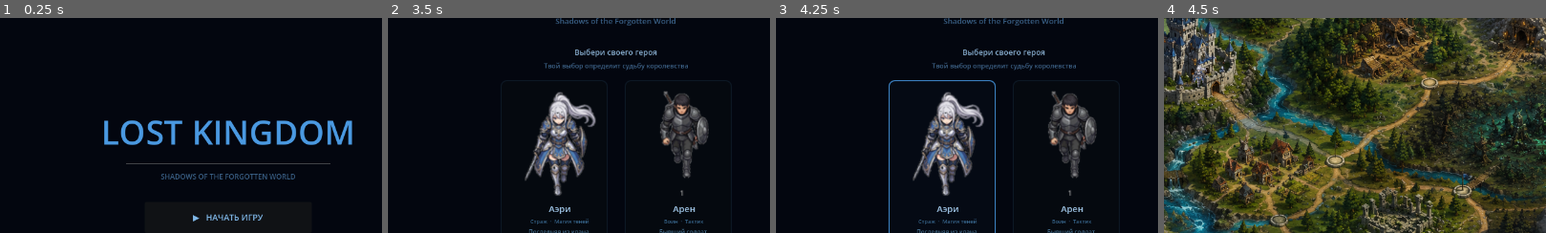
Above: before the commit, frames 1-4 (left to right).
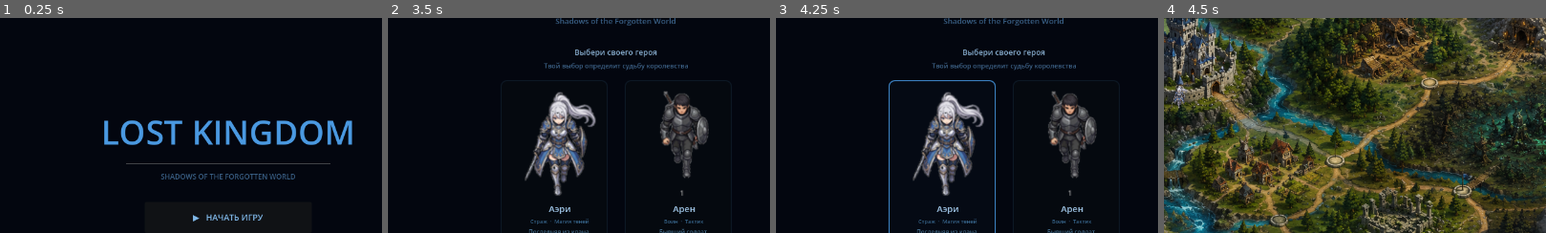
Above: after the commit, the same moments.

Repository: ikulikov99-tech/Lost-Kingdom
Game: Godot game, scene res://Splash.tscn
The game is run twice, just before and just after one commit, with the same random seed, the same clock (stepped at 60 frames per second) and the same inputs.
Inputs (mouse positions are % of the whole screen's width and height, from its top left):
- Up to frame 1 (0.25 s): no input
- Up to frame 2 (3.5 s): click "▶ НАЧАТЬ ИГРУ" at 0.5 s; tap Enter at 1.25, 2.75 s; move the mouse to (72, 45) at 1.27 s; click (72, 45) at 1.42 s; tap Space at 2 s; move the mouse to (30, 55) at 2.02 s; click (30, 55) at 2.17 s; move the mouse to (60, 28) at 2.77 s; click (60, 28) at 2.92 s
- Up to frame 3 (4.25 s): tap Space at 3.5 s; move the mouse to (45, 70) at 3.52 s; click (45, 70) at 3.67 s
- Up to frame 4 (4.5 s): click "▶ Начать путешествие" at 4.25 s
The pictures show only the part of the screen within x 20-70%, y 14-64%; the shares and areas given below are measured in that part.

Frames 1-3 are identical in both runs. In frame 4, 0.4% of the frame differs, in the area x 2-12%, y 21-43%.

Commit message:
Add all 8 waypoints with real measured coordinates
Coordinates measured directly in Godot Editor by user:
Castle, Village, Mine, Ruins, Dock, MageTower, DarkCastle, Catacombs
Routes updated to connect all locations logically.

Co-Authored-By: Claude Sonnet 4.6 <noreply@anthropic.com>

Diff:
--- a/Main.gd
+++ b/Main.gd
@@ -5,28 +5,37 @@
 @onready var unlocked_label: Label = $UI/StatusPanel/UnlockedLabel
 
 const WAYPOINTS := {
-	"Castle":    Vector2(-1213, -758),
-	"Village":   Vector2(-1049, -521),
-	"Mine":      Vector2(-654, -797),
-	"Ruins":     Vector2(-917, -389),
-	"MageTower": Vector2(-654, -231),
+	"Castle":     Vector2(-1256, -712),
+	"Village":    Vector2(-1056, -512),
+	"Mine":       Vector2(-824,  -768),
+	"Ruins":      Vector2(-800,  -368),
+	"Dock":       Vector2(-1352, -192),
+	"MageTower":  Vector2(-776,  -312),
+	"DarkCastle": Vector2(-672,  -544),
+	"Catacombs":  Vector2(-608,  -808),
 }
 
 const ROUTES := {
-	"Castle": ["Village"],
-	"Village": ["Castle", "Mine", "Ruins"],
-	"Mine": ["Village"],
-	"Ruins": ["Village", "MageTower"],
-	"MageTower": ["Ruins"],
+	"Castle":     ["Village", "Mine"],
+	"Village":    ["Castle", "Ruins", "Dock"],
+	"Mine":       ["Castle", "Catacombs"],
+	"Ruins":      ["Village", "MageTower"],
+	"Dock":       ["Village"],
+	"MageTower":  ["Ruins", "DarkCastle"],
+	"DarkCastle": ["MageTower", "Catacombs"],
+	"Catacombs":  ["Mine", "DarkCastle"],
 }
 
 var current_location := "Castle"
 var unlocked := {
-	"Castle": true,
-	"Village": true,
-	"Mine": false,
-	"Ruins": false,
-	"MageTower": false,
+	"Castle":     true,
+	"Village":    true,
+	"Mine":       false,
+	"Ruins":      false,
+	"Dock":       false,
+	"MageTower":  false,
+	"DarkCastle": false,
+	"Catacombs":  false,
 }
 
 func _ready() -> void:
--- a/Main.tscn
+++ b/Main.tscn
@@ -15,7 +15,7 @@
 texture = ExtResource("1_map")
 
 [node name="Hero" type="CharacterBody2D" parent="."]
-position = Vector2(-1213, -758)
+position = Vector2(-1256, -712)
 script = ExtResource("3_hero")
 
 [node name="AnimatedSprite2D" type="AnimatedSprite2D" parent="Hero"]
Not shown, changed: MAP_COORDINATES.md
